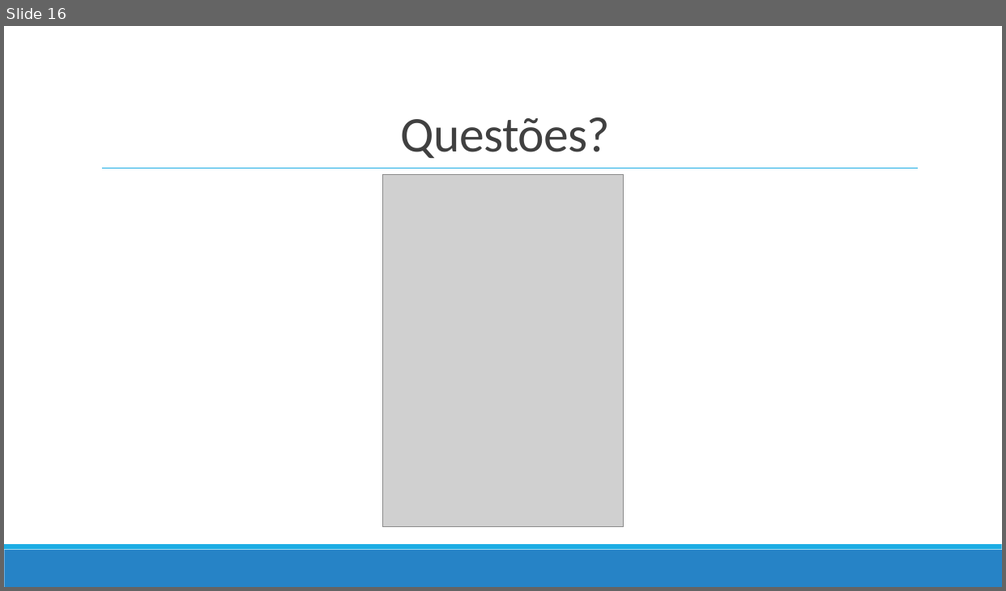
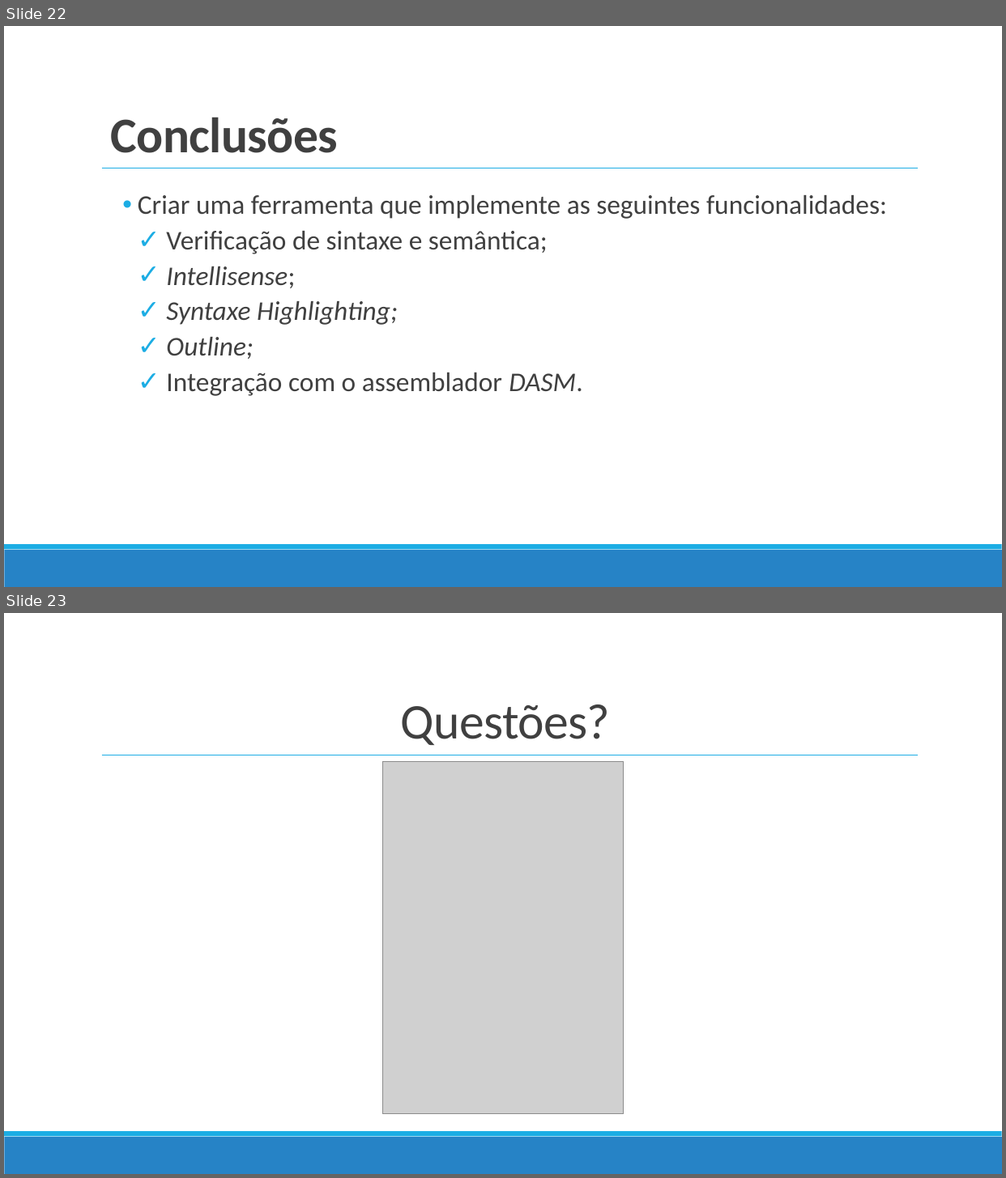
Before and after one commit to TiagoJVO/PDS16inEclipse, a slide deck: Apresentação final/PDS16inEclipse.pptx. Shown one above the other, each under a label of ours: slide 16 before the commit, slides 22 and 23 after it. The pictures are 1006x591 and 1006x1178 pixels, drawn with LibreOffice and Linux fonts; fonts in the diff are those of the drawing; grey boxes stand for pictures. Boxes give left, top, right and bottom in pixels: in the first picture for what was removed or moved away, otherwise in the second. Text is boxed around its words. In the diff, an @@ line names an element or a change of style, - is before the commit and + after.

```diff
--- a/Apresentação final/PDS16inEclipse.pptx
+++ b/Apresentação final/PDS16inEclipse.pptx
@@ slide 22 added at [4,26,1002,587], background #FFFFFF; not listed: 3 template elements that a slide beside it also shows @@
@@ title added at [111,118,338,153], 48 pt, text #404040, bold @@
+Conclusões
@@ text added at [138,195,887,396], 26 pt, text #404040 @@
+    • Criar uma ferramenta que implemente as seguintes funcionalidades:
+      ✓ Verificação de sintaxe e semântica;
+      ✓ Intellisense;
+      ✓ Syntaxe Highlighting;
+      ✓ Outline;
+      ✓ Integração com o assemblador DASM.
@@ what was slide 16 is now slide 23 @@
```
Also in this commit, not shown: 2 slides changed, 12 other slides added, 6 slides removed, 11 other files.
